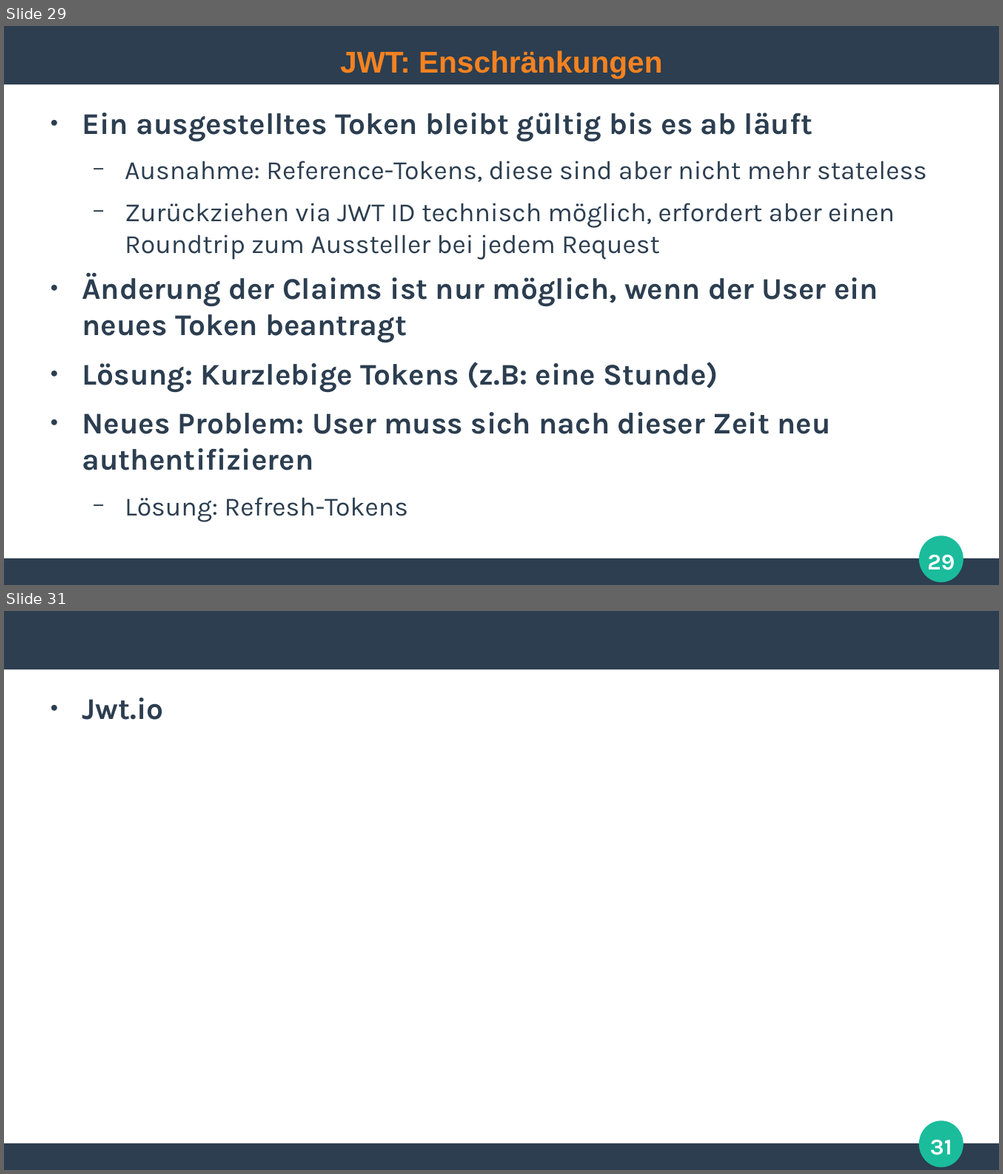
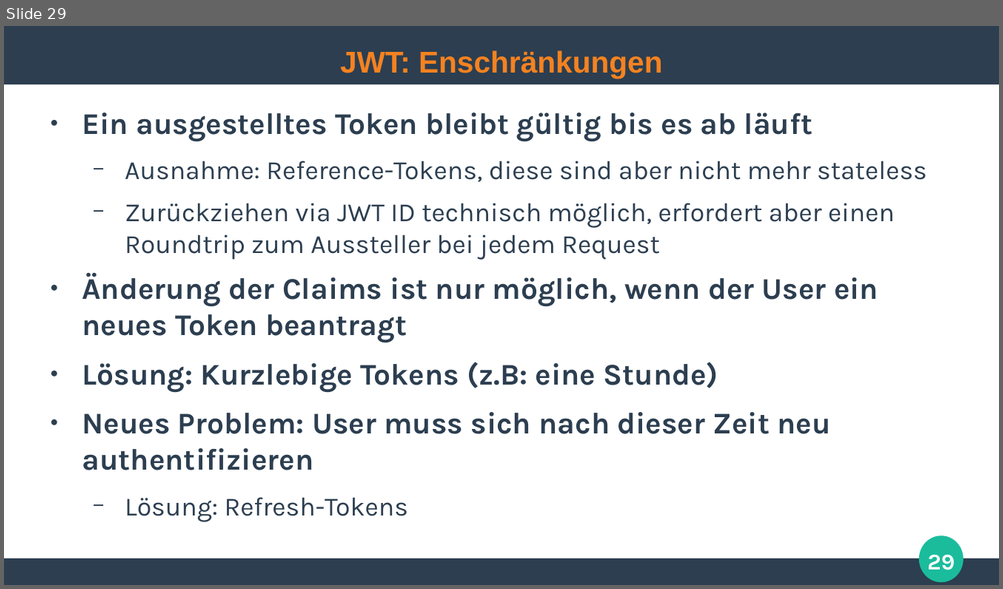
Before and after one commit to ghandmann/HS-AlbSig-WebAnwendungen2, a slide deck: Kapitel/07_Authentication.odp. Shown one above the other, each under a label of ours: slides 29 and 31 before the commit, slide 29 after it; the slides between them are not shown. The pictures are 1003x1174 and 1003x589 pixels, drawn with LibreOffice and Linux fonts; fonts in the diff are those of the drawing. Boxes give left, top, right and bottom in pixels: in the first picture for what was removed or moved away, otherwise in the second. Text is boxed around its words. In the diff, an @@ line names an element or a change of style, - is before the commit and + after.

```diff
--- a/Kapitel/07_Authentication.odp
+++ b/Kapitel/07_Authentication.odp
@@ slide 31 removed at [4, 611, 999, 1170], background #FFFFFF; not listed: 3 template elements that a slide beside it also shows @@
@@ text removed at [82, 698, 164, 720] @@
-● Jwt.io
@@ page number removed at [930, 1140, 952, 1156] @@
-31
```
Also in this commit, not shown: 4 slides changed.
